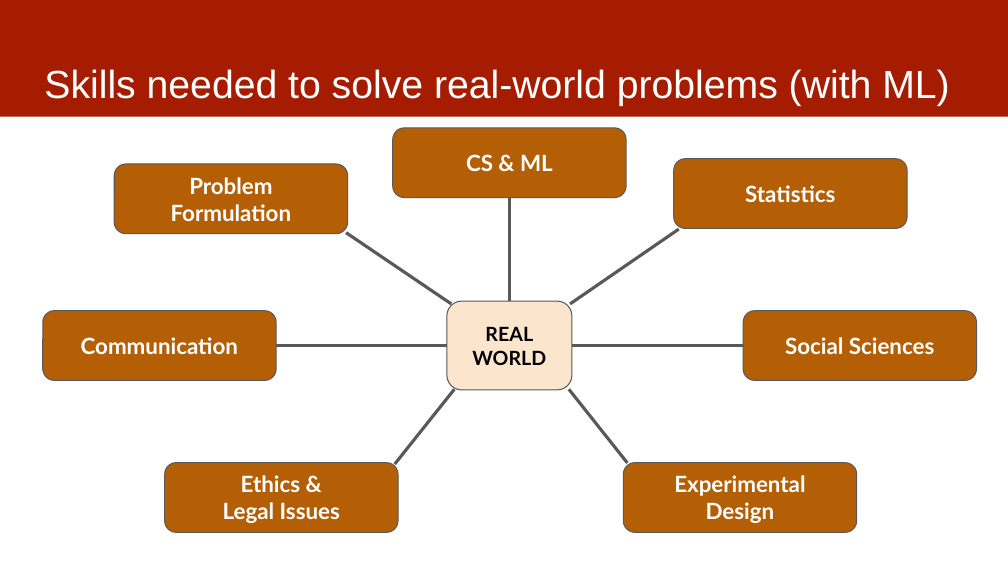
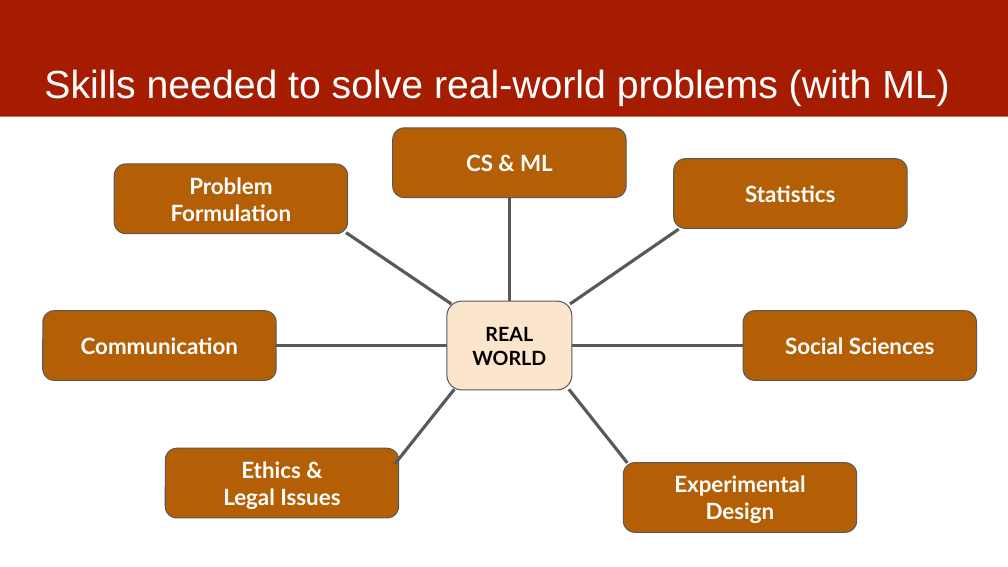
Before and after one commit to dssg/MLinPractice, a slide deck: slide 10 of Lectures/Lecture1-ClassOverview.pptx. Drawn at 1008x567 pixels with LibreOffice and Linux fonts; fonts in the diff are those of the drawing. Boxes give left, top, right and bottom in pixels: in the first picture for what was removed or moved away, otherwise in the second. Text is boxed around its words. In the diff, an @@ line names an element or a change of style, - is before the commit and + after.

```diff
--- a/Lectures/Lecture1-ClassOverview.pptx
+++ b/Lectures/Lecture1-ClassOverview.pptx
@@ rounded rectangle "Ethics &": place and size @@
-rounded rectangle "Ethics &" at (164,463,398,532)
+rounded rectangle "Ethics &" at (165,449,399,518)
```
Also in this commit, not shown: 4 other slides changed, 1 slide added, 1 slide removed.
